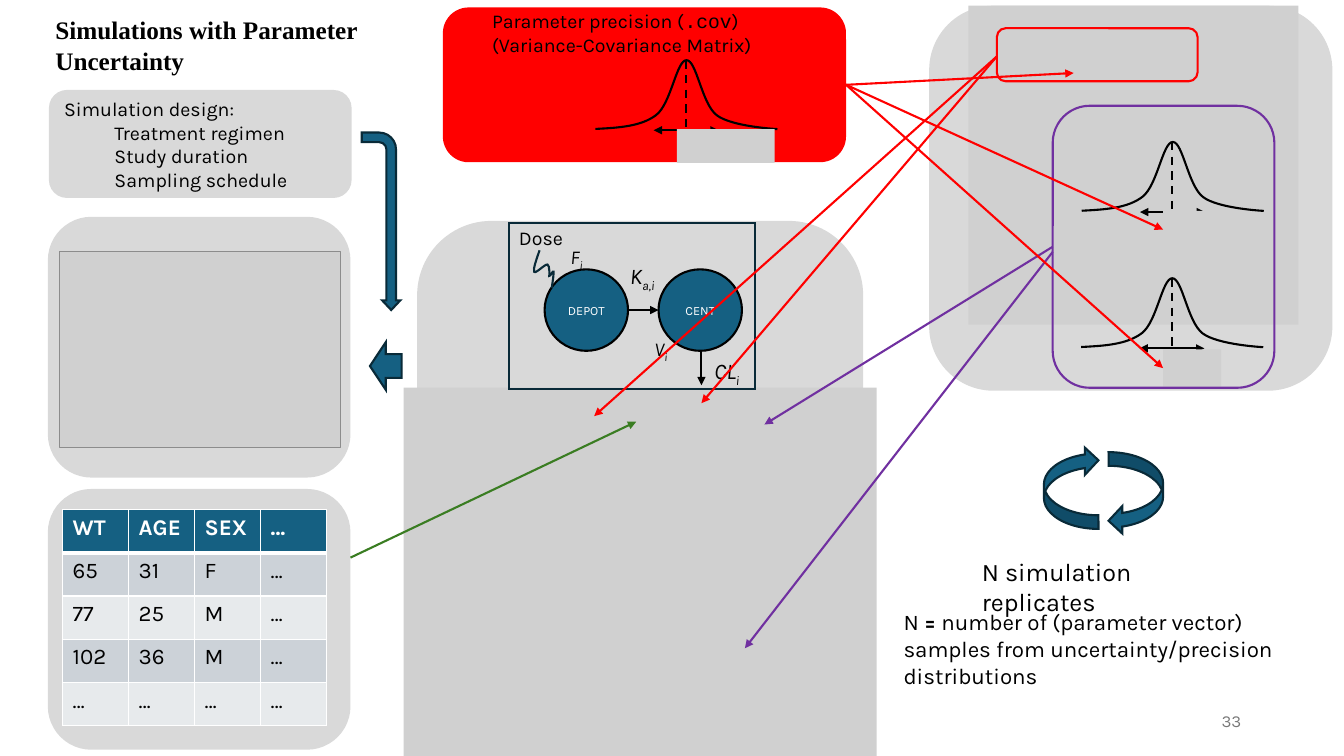
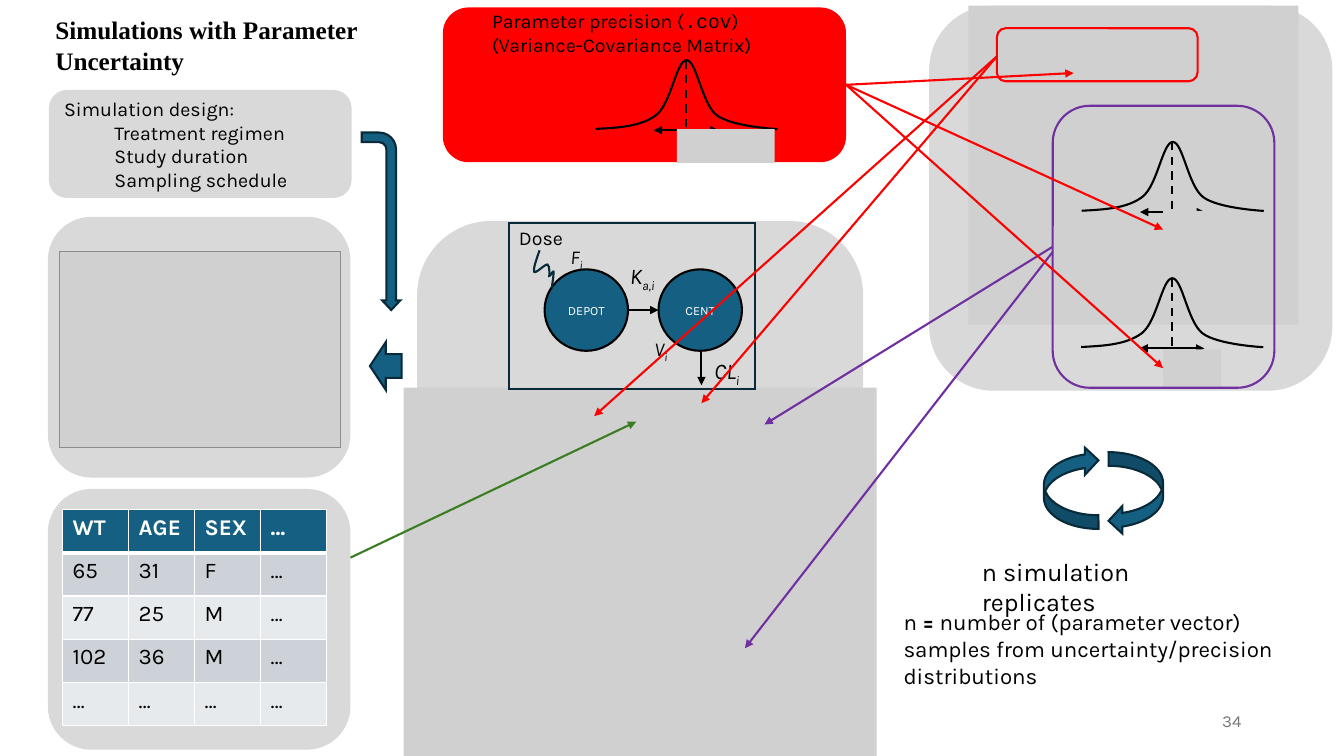
Before and after one commit to UMN-ECP-PMX/ecp8506, a slide deck: slide 34 of wk7/wk7_slides.pptx (slide 33 before the commit). Drawn at 1344x756 pixels with LibreOffice and Linux fonts; fonts in the diff are those of the drawing; grey boxes stand for pictures. Boxes give left, top, right and bottom in pixels: in the first picture for what was removed or moved away, otherwise in the second. Text is boxed around its words. In the diff, an @@ line names an element or a change of style, - is before the commit and + after.

```diff
--- a/wk7/wk7_slides.pptx
+++ b/wk7/wk7_slides.pptx
@@ text at <box>982,563,1129,618</box>: text changed @@
-N simulation replicates
+n simulation replicates
@@ text at <box>904,610,1272,663</box>: text changed @@
-N = number of (parameter vector) samples from uncertainty/precision distributions
+n = number of (parameter vector) samples from uncertainty/precision distributions
@@ page number at <box>1222,716,1241,727</box>: text changed @@
-33
+34
```
Also in this commit, not shown: 14 other slides changed, 1 slide added, 1 other file.
